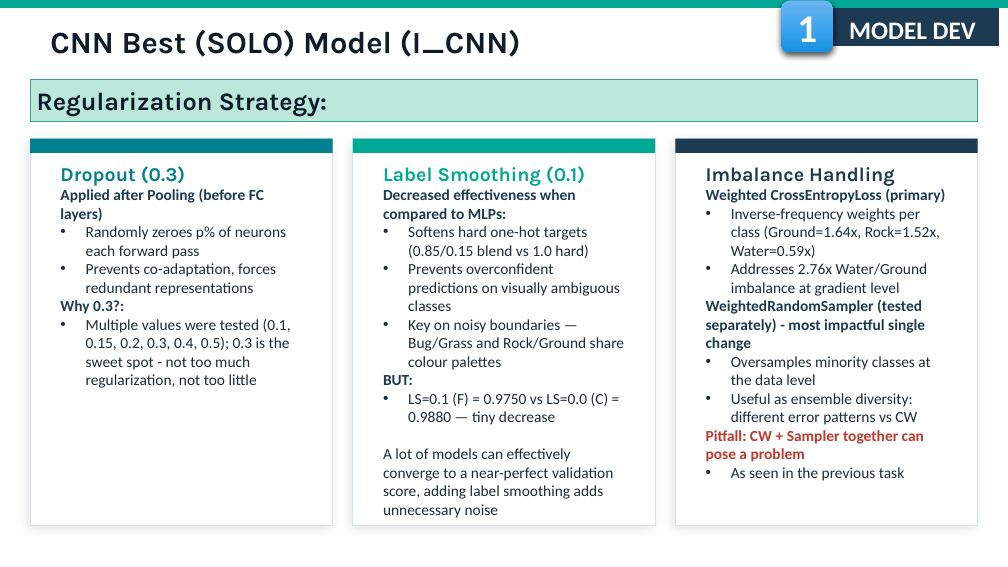
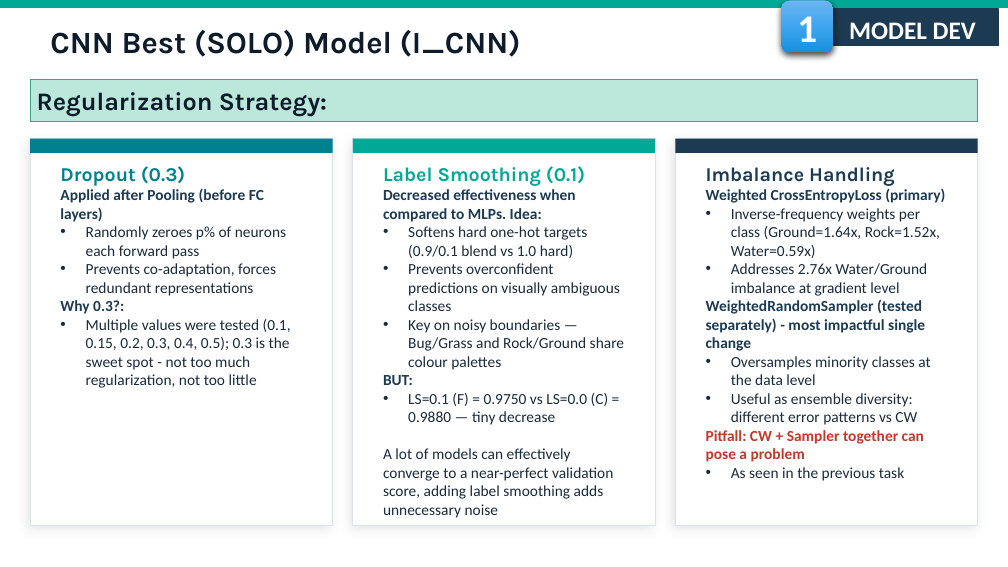
Before and after one commit to fmssilva/DL_Proj, a slide deck: slide 7 of assignment_1/task2/Task2_report.pptx. Drawn at 1008x567 pixels with LibreOffice and Linux fonts; fonts in the diff are those of the drawing; background and template pictures are left out. Boxes give left, top, right and bottom in pixels: in the first picture for what was removed or moved away, otherwise in the second. Text is boxed around its words. In the diff, an @@ line names an element or a change of style, - is before the commit and + after.

```diff
--- a/assignment_1/task2/Task2_report.pptx
+++ b/assignment_1/task2/Task2_report.pptx
@@ text at (383, 189, 588, 258): text changed @@
-Decreased effectiveness when compared to MLPs:
-• Softens hard one-hot targets (0.85/0.15 blend vs 1.0 hard)
+Decreased effectiveness when compared to MLPs. Idea:
+• Softens hard one-hot targets (0.9/0.1 blend vs 1.0 hard)
```
Also in this commit, not shown: 11 other slides changed, 1 other file.
